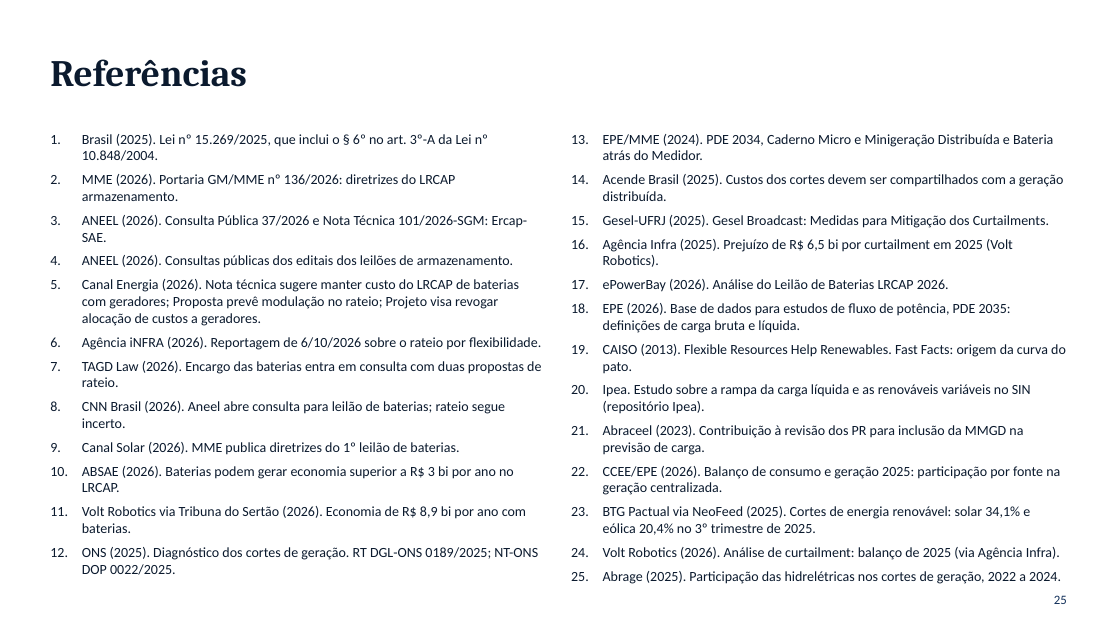
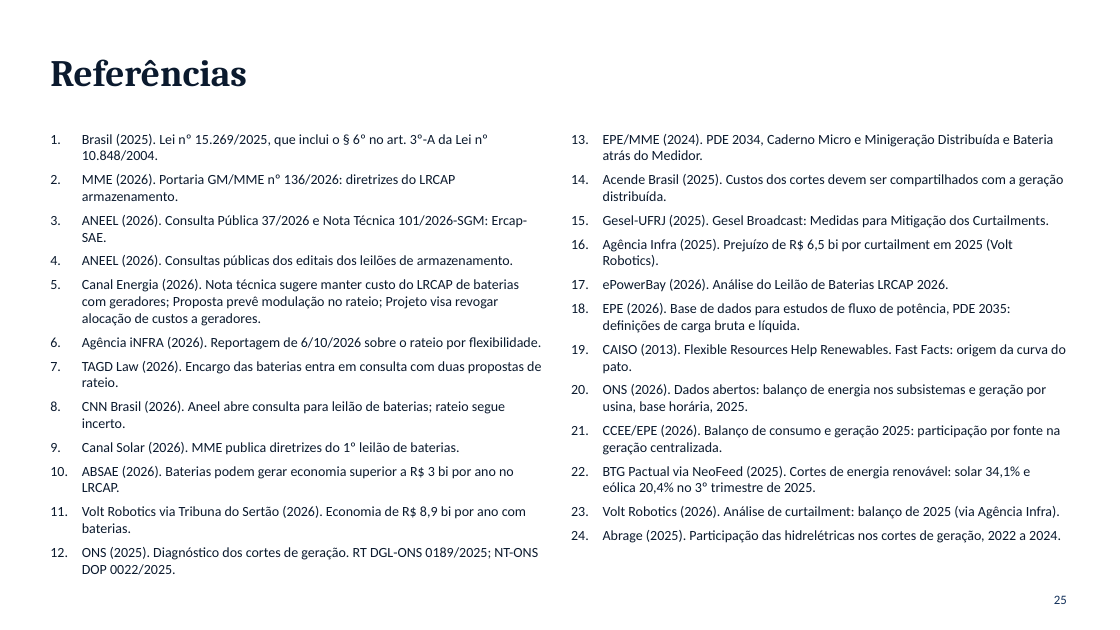
Before and after one commit to RonaldoSouza74/Instituto-de-Economia, a slide deck: slide 25 of Baterias_SIN_Economia_Setor_Eletrico_I.pptx. Drawn at 1120x630 pixels with LibreOffice and Linux fonts; fonts in the diff are those of the drawing. Boxes give left, top, right and bottom in pixels: in the first picture for what was removed or moved away, otherwise in the second. Text is boxed around its words. In the diff, an @@ line names an element or a change of style, - is before the commit and + after.

```diff
--- a/Baterias_SIN_Economia_Setor_Eletrico_I.pptx
+++ b/Baterias_SIN_Economia_Setor_Eletrico_I.pptx
@@ text at <box>603,384,1047,413</box>: text changed @@
-20. Ipea. Estudo sobre a rampa da carga líquida e as renováveis variáveis no SIN (repositório Ipea).
-21. Abraceel (2023). Contribuição à revisão dos PR para inclusão da MMGD na previsão de carga.
+20. ONS (2026). Dados abertos: balanço de energia nos subsistemas e geração por usina, base horária, 2025.
```
Also in this commit, not shown: 1 other slide changed.
